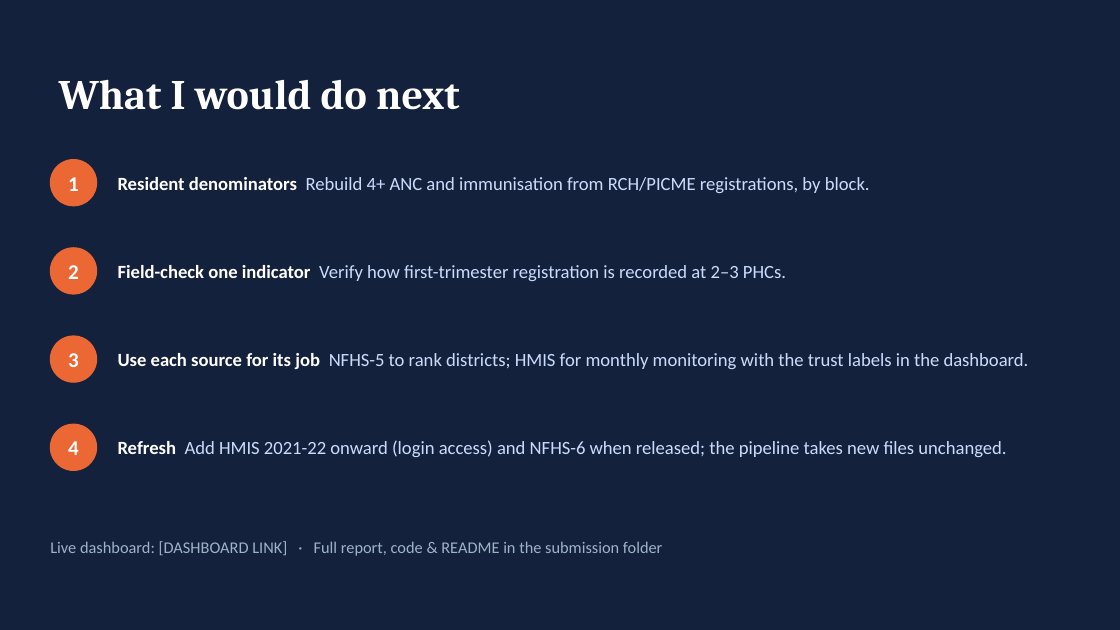
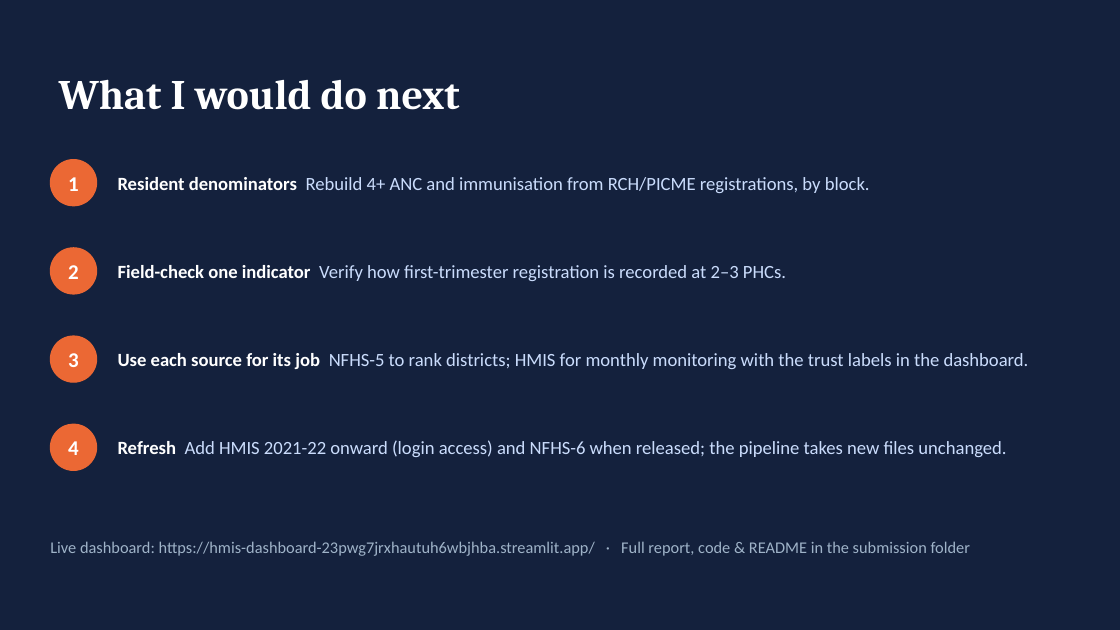
Before and after one commit to rajshree2k3/hmis-dashboard, a slide deck: slide 11 of report/CEGIS_Trichy_Assignment_Slides.pptx. Drawn at 1120x630 pixels with LibreOffice and Linux fonts; fonts in the diff are those of the drawing. Boxes give left, top, right and bottom in pixels: in the first picture for what was removed or moved away, otherwise in the second. Text is boxed around its words. In the diff, an @@ line names an element or a change of style, - is before the commit and + after.

```diff
--- a/report/CEGIS_Trichy_Assignment_Slides.pptx
+++ b/report/CEGIS_Trichy_Assignment_Slides.pptx
@@ text at (x1=50, y1=541, x2=970, y2=556): text changed @@
-Live dashboard: [DASHBOARD LINK] · Full report, code & README in the submission folder
+Live dashboard: https://hmis-dashboard-23pwg7jrxhautuh6wbjhba.streamlit.app/ · Full report, code & README in the submission folder
```
Also in this commit, not shown: 6 other files.
